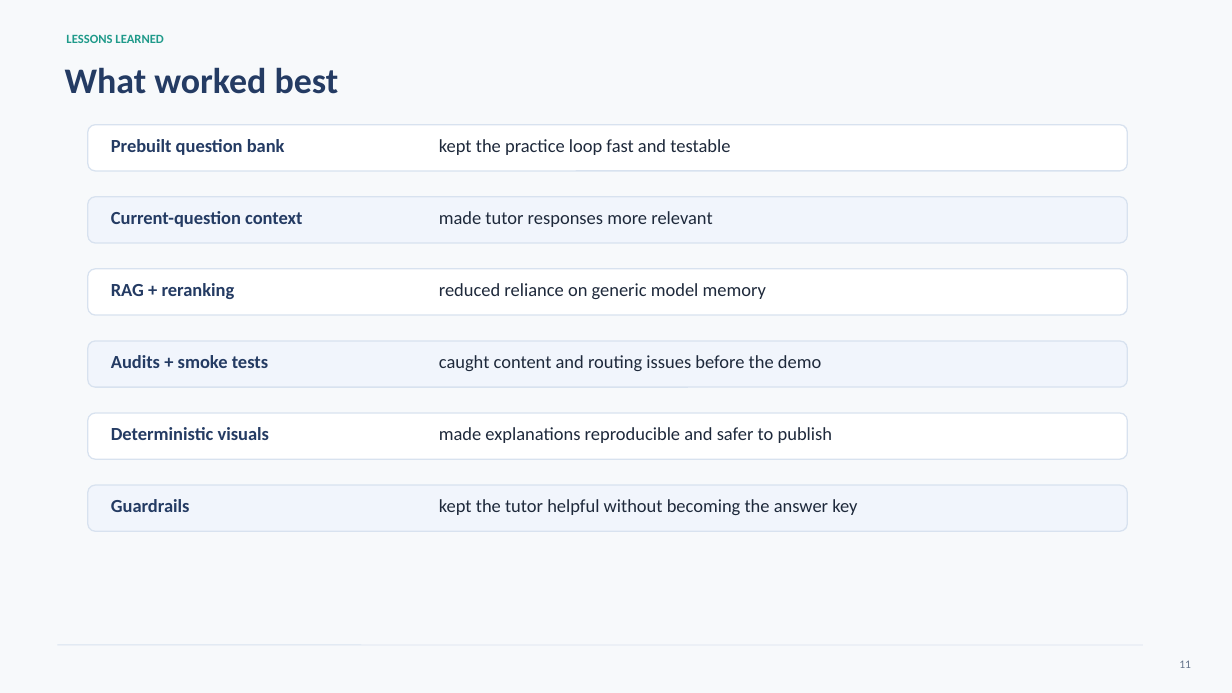
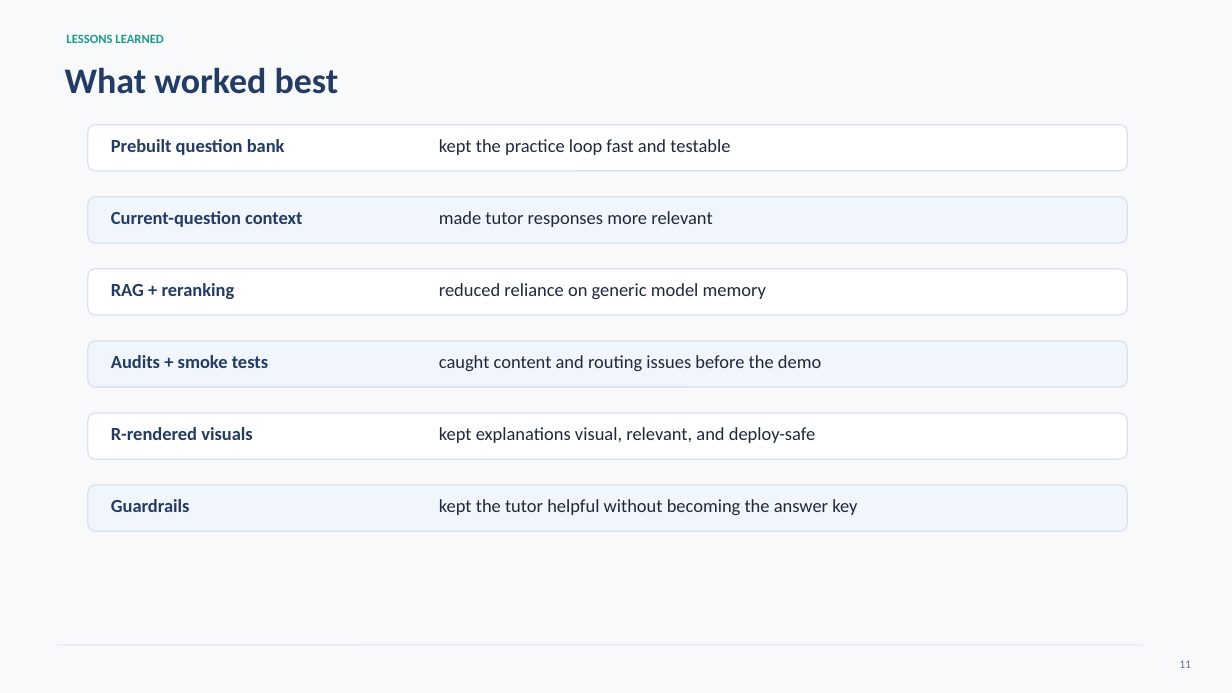
Before and after one commit to ZaidGhazi/Intro-to-Statistics-Study-App, a slide deck: slide 11 of intro_stats_study_app_presentation_cleaned_v2.pptx. Drawn at 1232x693 pixels with LibreOffice and Linux fonts; fonts in the diff are those of the drawing. Boxes give left, top, right and bottom in pixels: in the first picture for what was removed or moved away, otherwise in the second. Text is boxed around its words. In the diff, an @@ line names an element or a change of style, - is before the commit and + after.

Commit message:
Update tutor visual logic and presentation docs

```diff
--- a/intro_stats_study_app_presentation_cleaned_v2.pptx
+++ b/intro_stats_study_app_presentation_cleaned_v2.pptx
@@ text at [111,427,253,440]: text changed @@
-Deterministic visuals
+R-rendered visuals
@@ text at [439,427,815,443]: text changed @@
-made explanations reproducible and safer to publish
+kept explanations visual, relevant, and deploy-safe
```
Also in this commit, not shown: 9 other slides changed, 11 other files.
